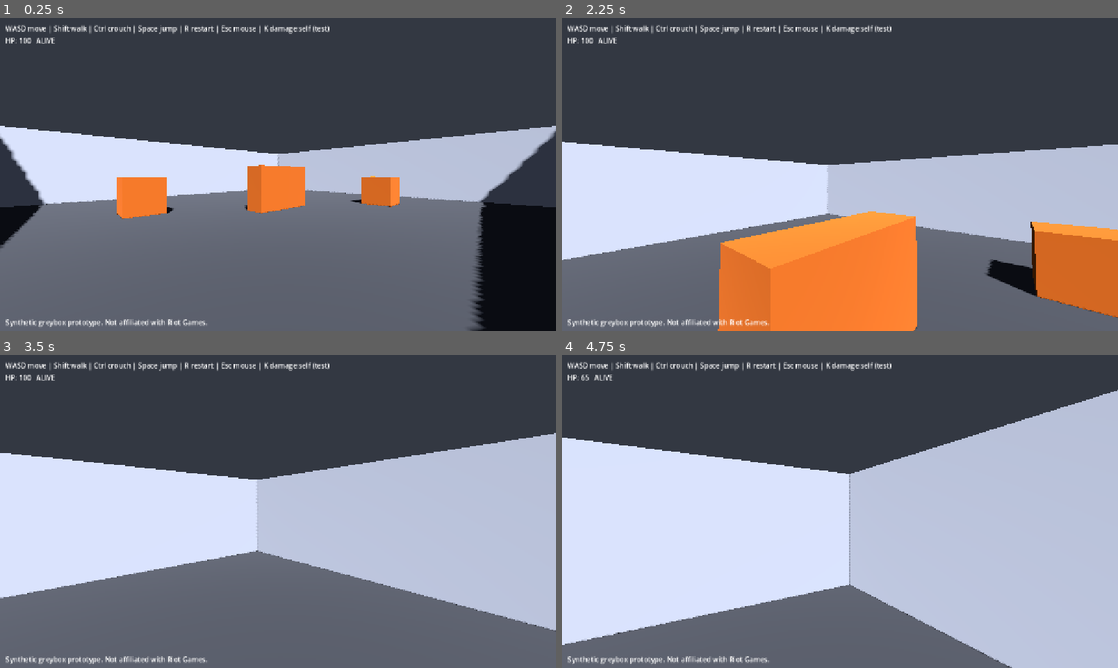
Above: before the commit, frames 1-4 (two rows, left to right).
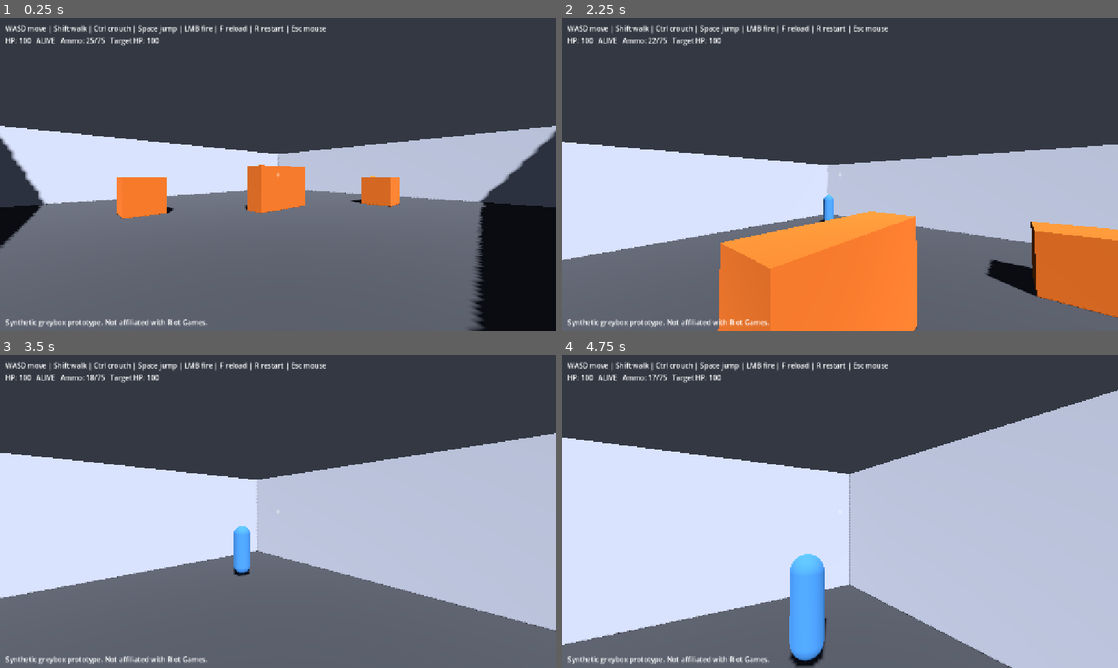
Above: after the commit, the same moments.

Repository: Wonho2007/callout-trainer
Game: Godot game, scene res://scenes/main.tscn
Two runs of this game, one before a commit and one after it. Both use one fixed random seed, a clock stepped at 60 frames per second and the inputs below.
Inputs (mouse positions are in pixels of both pictures, inside the frame that each line leads up to):
- Up to frame 1 (0.25 s): no input
- Up to frame 2 (2.25 s): tap Enter at 0.5 s; move the mouse to (867, 174) at 0.52 s; hold Ctrl (crouch) 0.53-1.28 s; hold W (move_forward) from 0.53 s (still down); tap Space (jump) at 0.77, 1.07, 1.52, 1.82 s; tap Shift (walk) at 0.8, 1.35 s; move the mouse to (812, 174) at 1.27 s; click (812, 174) at 1.55 s; move the mouse to (851, 168) at 2.02 s; press the mouse at (851, 168) at 2.03 s
- Up to frame 3 (3.5 s): keep holding W (move_forward); tap Space (jump) at 2.3, 2.85, 3.02, 3.32 s; move the mouse to (272, 517) at 2.77 s; release the mouse at (272, 517) at 2.78 s; tap Ctrl (crouch) at 3.05 s
- Up to frame 4 (4.75 s): keep holding W (move_forward); move the mouse to (878, 514) at 3.52 s; hold Ctrl (crouch) 3.53-4.28 s; tap Space (jump) at 3.77, 4.07, 4.52 s; tap Shift (walk) at 3.8, 4.35 s; tap K (debug_damage_self, bound only before the commit) at 4.15 s; move the mouse to (795, 508) at 4.27 s; click (795, 508) at 4.55 s

The runs differ from the first frame. In frame 1, 0.6% of the frame differs, in the area x 10-60%, y 2-51%; in frame 2, 0.7%; in frame 3, 1.0%; in frame 4, 2.8%, in the area x 3-60%, y 2-100%.

Commit message:
Add shared hitscan rifle and a dummy target (Person 1)
weapons/weapon.gd is a shared hitscan Weapon: fire(origin, direction, moving,
shooter) raycasts the world and applies damage via the hit ActorBase, with
spread, fire-rate, magazine and reload. Player fires LMB from the camera, F
reloads. fire() takes an aim origin/direction and a shooter node, never a
target reference, preserving the fairness boundary. A dummy target actor
(Health, no AI) is spawned so the rifle has something to hit; Person 2's bots
will use the same Weapon. Rifle stats are documented placeholders, not Valorant
data. Remove the unused debug damage key.

Verified in Godot 4.4.1: firing reduces target HP, ammo/reload work, R resets.
check_repo.py passes.

Diff:
--- a/project.godot
+++ b/project.godot
@@ -69,9 +69,14 @@
 "events": [Object(InputEventKey,"resource_local_to_scene":false,"resource_name":"","device":-1,"window_id":0,"alt_press …(195 unchanged characters)…
 ]
 }
-debug_damage_self={
+fire={
 "deadzone": 0.5,
-"events": [Object(InputEventKey,"resource_local_to_scene":false,"resource_name":"","device":-1,"window_id":0,"alt_pressed":false,"shift_pressed":false,"ctrl_pressed":false,"meta_pressed":false,"pressed":false,"keycode":0,"physical_keycode":75,"key_label":0,"unicode":0,"location":0,"echo":false,"script":null)
+"events": [Object(InputEventMouseButton,"resource_local_to_scene":false,"resource_name":"","device":-1,"window_id":0,"alt_pressed":false,"shift_pressed":false,"ctrl_pressed":false,"meta_pressed":false,"button_mask":0,"position":Vector2(0, 0),"global_position":Vector2(0, 0),"factor":1.0,"button_index":1,"canceled":false,"pressed":false,"double_click":false,"script":null)
+]
+}
+reload={
+"deadzone": 0.5,
+"events": [Object(InputEventKey,"resource_local_to_scene":false,"resource_name":"","device":-1,"window_id":0,"alt_pressed":false,"shift_pressed":false,"ctrl_pressed":false,"meta_pressed":false,"pressed":false,"keycode":0,"physical_keycode":70,"key_label":0,"unicode":0,"location":0,"echo":false,"script":null)
 ]
 }
 
--- a/scenes/main.gd
+++ b/scenes/main.gd
@@ -7,16 +7,19 @@
 ## later increments.
 
 const PlayerScene := preload("res://scenes/player/player.tscn")
+const ActorScene := preload("res://actors/actor_base.tscn")
 
 @onready var builder = $SandboxBuilder
 
 var _player: ActorBase
+var _target: ActorBase
 
 
 func _ready() -> void:
 	# The builder builds itself on _ready; ensure it is ready before spawning.
 	await get_tree().process_frame
 	_spawn_player()
+	_spawn_target()
 	_update_hud()
 	# Confirm the navigation bake produced a usable path once it is ready.
 	if not builder.navigation_is_ready:
@@ -42,10 +45,6 @@
 func _unhandled_input(event: InputEvent) -> void:
 	if event.is_action_pressed("restart"):
 		_restart()
-	# Debug hook for this increment: damage the player to test death handling.
-	# (Temporary — replaced by weapons in a later increment.)
-	elif event.is_action_pressed("debug_damage_self") and _player:
-		_player.apply_damage(35.0)
 
 
 func _spawn_player() -> void:
@@ -60,6 +59,18 @@
 		_player.global_position = Vector3(0, 1, 0)
 
 
+func _spawn_target() -> void:
+	# A dummy target actor (Health, no AI) so the rifle has something to hit.
+	# This is a Person 1 test stand-in, not a bot; Person 2 owns real bots.
+	var spawn: Marker3D = builder.get_spawn("enemy")
+	_target = ActorScene.instantiate()
+	add_child(_target)
+	if spawn:
+		_target.teleport_to(spawn)
+	else:
+		_target.global_position = Vector3(7, 1, -7)
+
+
 func _on_player_died() -> void:
 	# The player's combatant state is dead, but input/comms stay available so the
 	# player can still report (COMMUNICATION_COACHING). Round logic hooks here later.
@@ -67,17 +78,20 @@
 
 
 func _restart() -> void:
-	# Rebuild the room cleanly (no duplicated nodes) and reset the player.
+	# Rebuild the room cleanly (no duplicated nodes) and reset the player/target.
 	builder.build_from_file(builder.map_path)
-	var spawn: Marker3D = builder.get_spawn("player")
-	if _player and spawn:
-		_player.teleport_to(spawn)
+	var pspawn: Marker3D = builder.get_spawn("player")
+	if _player and pspawn:
+		_player.teleport_to(pspawn)
+	var espawn: Marker3D = builder.get_spawn("enemy")
+	if _target and espawn:
+		_target.teleport_to(espawn)
 
 
 func _update_hud() -> void:
 	var hud := get_node_or_null("HUD/Hints")
 	if hud:
-		hud.text = "WASD move | Shift walk | Ctrl crouch | Space jump | R restart | Esc mouse | K damage self (test)"
+		hud.text = "WASD move | Shift walk | Ctrl crouch | Space jump | LMB fire | F reload | R restart | Esc mouse"
 
 
 func _update_status() -> void:
@@ -86,4 +100,12 @@
 		return
 	var hp := _player.health.hp if _player.health else 0.0
 	var state := "ALIVE" if _player.is_alive else "DEAD (can still look/report)"
-	label.text = "HP: %d   %s" % [int(hp), state]
+	var ammo := ""
+	var w := _player.get_node_or_null("Camera3D/Weapon")
+	if w:
+		ammo = "   Ammo: %d/%d" % [w.in_mag, w.reserve]
+	var tgt := ""
+	if _target and _target.health:
+		var tstate := "" if _target.is_alive else " (down)"
+		tgt = "   Target HP: %d%s" % [int(_target.health.hp), tstate]
+	label.text = "HP: %d   %s%s%s" % [int(hp), state, ammo, tgt]
--- a/scenes/main.tscn
+++ b/scenes/main.tscn
@@ -16,7 +16,21 @@
 offset_top = 12.0
 offset_right = 900.0
 offset_bottom = 40.0
-text = "WASD move | Shift walk | Ctrl crouch | Space jump | R restart | Esc mouse | K damage self (test)"
+text = "WASD move | Shift walk | Ctrl crouch | Space jump | LMB fire | F reload | R restart | Esc mouse"
+
+[node name="Crosshair" type="Label" parent="HUD"]
+anchors_preset = 8
+anchor_left = 0.5
+anchor_top = 0.5
+anchor_right = 0.5
+anchor_bottom = 0.5
+offset_left = -6.0
+offset_top = -12.0
+offset_right = 6.0
+offset_bottom = 12.0
+text = "+"
+horizontal_alignment = 1
+vertical_alignment = 1
 
 [node name="Status" type="Label" parent="HUD"]
 offset_left = 12.0
--- a/scenes/player/player.gd
+++ b/scenes/player/player.gd
@@ -14,6 +14,7 @@
 
 @onready var camera: Camera3D = $Camera3D
 @onready var collision: CollisionShape3D = $CollisionShape3D
+@onready var weapon: Weapon = $Camera3D/Weapon
 
 var _pitch: float = 0.0
 var _mouse_captured: bool = false
@@ -36,6 +37,18 @@
 		camera.rotation.x = _pitch
 	if event.is_action_pressed("toggle_mouse"):
 		_capture_mouse(not _mouse_captured)
+	# Reload (F). Only when alive and mouse captured (not in a menu).
+	if event.is_action_pressed("reload") and is_alive and _mouse_captured:
+		weapon.reload()
+
+
+func _fire_weapon() -> void:
+	# Fire from the camera along its forward direction. Spread widens while
+	# moving. The weapon raycasts against the world and applies damage itself.
+	var origin := camera.global_position
+	var direction := -camera.global_transform.basis.z
+	var moving := velocity.length() > 0.5
+	weapon.fire(origin, direction, moving, self)
 
 
 func _physics_process(delta: float) -> void:
@@ -63,6 +76,10 @@
 	var world_dir := transform.basis * Vector3(input_dir.x, 0, input_dir.y)
 	set_move_dir(world_dir)
 
+	# Hold-to-fire; the weapon rate-limits itself. Only when mouse is captured.
+	if Input.is_action_pressed("fire") and _mouse_captured:
+		_fire_weapon()
+
 	super._physics_process(delta)
 
 
--- a/scenes/player/player.tscn
+++ b/scenes/player/player.tscn
@@ -1,7 +1,8 @@
-[gd_scene load_steps=4 format=3 uid="uid://cp1ayer00001"]
+[gd_scene load_steps=5 format=3 uid="uid://cp1ayer00001"]
 
 [ext_resource type="Script" path="res://scenes/player/player.gd" id="1"]
 [ext_resource type="Script" path="res://actors/health.gd" id="2"]
+[ext_resource type="Script" path="res://weapons/weapon.gd" id="3"]
 
 [sub_resource type="CapsuleShape3D" id="CapsuleShape3D_1"]
 height = 1.8
@@ -17,5 +18,8 @@
 [node name="Camera3D" type="Camera3D" parent="."]
 transform = Transform3D(1, 0, 0, 0, 1, 0, 0, 0, 1, 0, 1.6, 0)
 
+[node name="Weapon" type="Node3D" parent="Camera3D"]
+script = ExtResource("3")
+
 [node name="Health" type="Node" parent="."]
 script = ExtResource("2")
--- /dev/null
+++ b/weapons/weapon.gd
@@ -0,0 +1,151 @@
+extends Node3D
+class_name Weapon
+## Shared hitscan weapon (Person 1, shared mechanics).
+##
+## One rifle. Hitscan raycast from a supplied aim origin along an aim direction,
+## with a simple spread model (spread grows while moving and while firing),
+## fire-rate limiting, a magazine and reload. The player and bots (Person 2) use
+## this same weapon and the same rules — bots drive it through aim origin/dir,
+## never by passing a target reference.
+##
+## Fairness boundary (AGENTS.md): fire() takes an origin and direction and
+## resolves the hit with a physics raycast against the world. It returns only
+## what the shooter could observe (hit position, whether something was hit). It
+## does NOT accept or expose a target node to policy. Damage is applied through
+## the hit body's Health/apply_damage, not back into any bot's decision inputs.
+##
+## All stats are DOCUMENTED PLACEHOLDERS tuned by playtest (brief §6.3). They are
+## not Valorant values; no game data has been copied.
+
+signal fired(from_pos: Vector3, to_pos: Vector3, hit: bool)
+signal ammo_changed(in_mag: int, reserve: int)
+signal reload_started
+signal reload_finished
+
+## Placeholder rifle stats. Replace with sourced values only if obtained from a
+## permitted source and documented; otherwise these stay as tuned placeholders.
+@export var damage_body: float = 30.0
+@export var damage_head_multiplier: float = 2.0
+@export var rounds_per_second: float = 8.0
+@export var magazine_size: int = 25
+@export var reserve_ammo: int = 75
+@export var reload_time_s: float = 2.0
+@export var range_m: float = 80.0
+## Spread in radians: base, extra while firing continuously, extra while moving.
+@export var spread_base: float = 0.004
+@export var spread_moving: float = 0.03
+@export var spread_firing: float = 0.02
+
+var in_mag: int = 0
+var reserve: int = 0
+var _cooldown: float = 0.0
+var _is_reloading: bool = false
+var _recent_fire_heat: float = 0.0  # 0..1, grows with sustained fire
+
+
+func _ready() -> void:
+	in_mag = magazine_size
+	reserve = reserve_ammo
+	ammo_changed.emit(in_mag, reserve)
+
+
+func _process(delta: float) -> void:
+	if _cooldown > 0.0:
+		_cooldown -= delta
+	# Firing heat decays when not shooting.
+	_recent_fire_heat = maxf(0.0, _recent_fire_heat - delta * 2.0)
+
+
+## Can the weapon fire this instant? (off cooldown, has ammo, not reloading)
+func can_fire() -> bool:
+	return _cooldown <= 0.0 and in_mag > 0 and not _is_reloading
+
+
+## Fire one shot. `origin`/`direction` come from the shooter's aim (camera for
+## the player, aim controller for a bot). `moving` lets the caller widen spread.
+## `shooter` is excluded from the raycast so you never shoot yourself.
+## Returns a dictionary: { hit: bool, position: Vector3, collider: Object|null }.
+## The collider is the physical hit result for the executor to apply damage; it
+## is not routed into bot policy.
+func fire(origin: Vector3, direction: Vector3, moving: bool, shooter: Node3D) -> Dictionary:
+	var result := {"hit": false, "position": origin, "collider": null}
+	if not can_fire():
+		return result
+
+	_cooldown = 1.0 / maxf(0.1, rounds_per_second)
+	in_mag -= 1
+	_recent_fire_heat = minf(1.0, _recent_fire_heat + 0.3)
+	ammo_changed.emit(in_mag, reserve)
+
+	var aim := _apply_spread(direction.normalized(), moving)
+	var to := origin + aim * range_m
+
+	var space: PhysicsDirectSpaceState3D = shooter.get_world_3d().direct_space_state
+	var query := PhysicsRayQueryParameters3D.create(origin, to)
+	query.collide_with_areas = false
+	query.collide_with_bodies = true
+	if shooter is CollisionObject3D:
+		query.exclude = [shooter.get_rid()]
+	var hit := space.intersect_ray(query)
+
+	var end := to
+	if hit:
+		end = hit.position
+		result["hit"] = true
+		result["position"] = hit.position
+		result["collider"] = hit.collider
+		_apply_hit_damage(hit.collider, hit.position)
+
+	fired.emit(origin, end, result["hit"])
+
+	if in_mag == 0:
+		reload()
+	return result
+
+
+func _apply_hit_damage(collider: Object, hit_pos: Vector3) -> void:
+	if collider == null:
+		return
+	# Find an ActorBase at the hit (the collider or one of its ancestors).
+	var node := collider as Node
+	var actor: ActorBase = null
+	while node != null:
+		if node is ActorBase:
+			actor = node
+			break
+		node = node.get_parent()
+	if actor != null:
+		# Simple head/body split by height of the hit relative to the actor.
+		var local_y := hit_pos.y - actor.global_position.y
+		var dmg := damage_body
+		if local_y > 1.5:
+			dmg *= damage_head_multiplier
+		actor.apply_damage(dmg)
+
+
+func reload() -> void:
+	if _is_reloading or in_mag == magazine_size or reserve <= 0:
+		return
+	_is_reloading = true
+	reload_started.emit()
+	await get_tree().create_timer(reload_time_s).timeout
+	var needed := magazine_size - in_mag
+	var take := mini(needed, reserve)
+	in_mag += take
+	reserve -= take
+	_is_reloading = false
+	ammo_changed.emit(in_mag, reserve)
+	reload_finished.emit()
+
+
+func _apply_spread(dir: Vector3, moving: bool) -> Vector3:
+	var spread := spread_base + _recent_fire_heat * spread_firing
+	if moving:
+		spread += spread_moving
+	if spread <= 0.0:
+		return dir
+	# Random cone offset around the aim direction.
+	var rand_yaw := randf_range(-spread, spread)
+	var rand_pitch := randf_range(-spread, spread)
+	var basis := Basis(Vector3.UP, rand_yaw) * Basis(Vector3.RIGHT, rand_pitch)
+	return (basis * dir).normalized()
Not shown, added: weapons/weapon.gd.uid
Not shown, changed: docs/HANDOFFS.md
